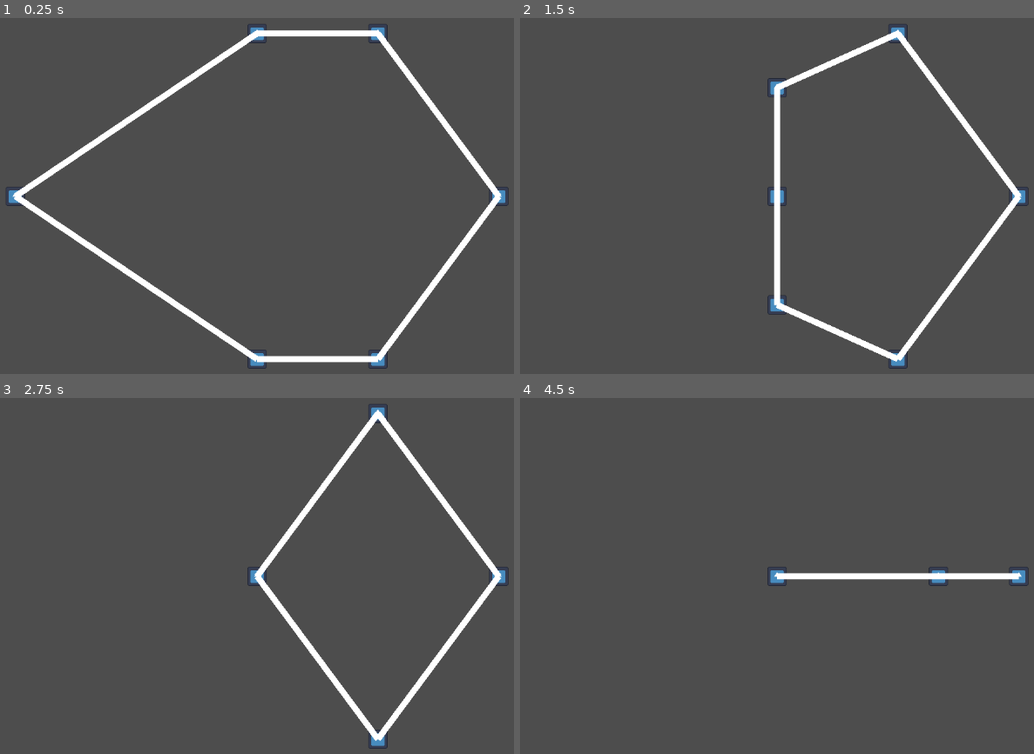
Above: before the commit, frames 1-4 (two rows, left to right).
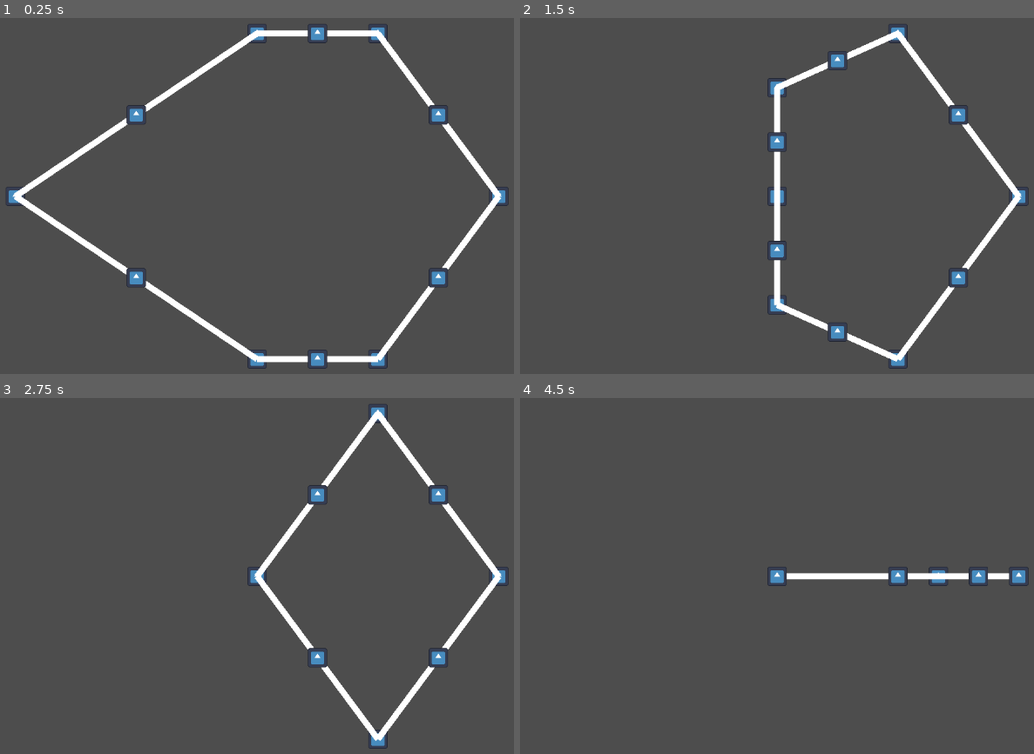
Above: after the commit, the same moments.

Repository: blondeman/vermin-voyage
Game: Godot game, scene res://scenes/main.tscn
The game is run twice, just before and just after one commit, with the same random seed, the same clock (stepped at 60 frames per second) and the same inputs. The engine's default icon, where the game draws it, is replaced by a stand-in: a white triangle on a blue panel in a dark square.
Inputs (mouse positions are in pixels of both pictures, inside the frame that each line leads up to):
- Up to frame 1 (0.25 s): no input
- Up to frame 2 (1.5 s): tap Enter at 0.5 s; drag from (535, 196) to (777, 32) at 0.52 s; tap Space at 1.25 s; drag from (777, 32) to (777, 196) at 1.27 s
- Up to frame 3 (2.75 s): tap Enter at 2 s; press the mouse at (257, 576) at 2.03 s; right-click (257, 576) at 2.1 s
- Up to frame 4 (4.5 s): release the mouse at (777, 576) at 2.75 s; tap Space at 2.75, 4.25 s; drag from (900, 412) to (777, 576) at 2.77 s; tap Enter at 3.5 s; drag from (777, 576) to (1018, 576) at 3.52 s; drag from (1018, 576) to (777, 576) at 4.27 s

The runs differ from the first frame. In frame 1, 0.9% of the frame differs, in the area x 24-88%, y 1-99%; in frame 2, 0.9%, in the area x 48-88%, y 9-91%; in frame 3, 0.6%; in frame 4, 0.4%.

Commit message:
node add and delete function

Diff:
--- a/Vermin-Voyage/scenes/ShipLine.tscn
+++ b/Vermin-Voyage/scenes/ShipLine.tscn
@@ -1,6 +1,20 @@
-[gd_scene load_steps=2 format=3 uid="uid://c3kyrici0uu2m"]
+[gd_scene load_steps=4 format=3 uid="uid://c3kyrici0uu2m"]
 
 [ext_resource type="Script" path="res://scripts/ShipLine.gd" id="1_x6ldo"]
+[ext_resource type="Texture2D" uid="uid://3h5nwrgtxkeh" path="res://icon.svg" id="2_7fpb4"]
+
+[sub_resource type="CircleShape2D" id="CircleShape2D_7d683"]
 
 [node name="ShipLine" type="Line2D"]
 script = ExtResource("1_x6ldo")
+
+[node name="AddHandle" type="Area2D" parent="."]
+
+[node name="CollisionShape2D" type="CollisionShape2D" parent="AddHandle"]
+shape = SubResource("CircleShape2D_7d683")
+
+[node name="Sprite2D" type="Sprite2D" parent="AddHandle"]
+scale = Vector2(0.25, 0.25)
+texture = ExtResource("2_7fpb4")
+
+[connection signal="input_event" from="AddHandle" to="." method="_on_add_handle_input_event"]
--- a/Vermin-Voyage/scripts/Ship.gd
+++ b/Vermin-Voyage/scripts/Ship.gd
@@ -16,43 +16,55 @@
 func build(nodePositions: Array, nodeLines: Array):
 	for i in range(nodePositions.size()):
 		var node = shipNodeScene.instantiate()
-		node.position = nodePositions[i]
-
 		add_child(node)
 		nodes.append(node)
 
+		node.position = nodePositions[i]
+
 		if i != 0 and i != nodePositions.size() - 1:
 			var oppositeNode = shipNodeScene.instantiate()
+			add_child(oppositeNode)
+
 			oppositeNode.position = node.oppositePosition()
 			node.opposite = oppositeNode
 			oppositeNode.opposite = node
 
-			add_child(oppositeNode)
-
-
 	for i in range(nodeLines.size()):
 		var line = shipLineScene.instantiate()
+		add_child(line)
+		lines.append(line)
+
 		line.nodeA = nodes[nodeLines[i][0]]
 		line.nodeB = nodes[nodeLines[i][1]]
 		line.setLine()
 
-		add_child(line)
-		lines.append(line)
+		var oppositeLine = shipLineScene.instantiate()
+		add_child(oppositeLine)
+		lines.append(oppositeLine)
 
-		var oppositeLine = shipLineScene.instantiate()
 		oppositeLine.nodeA = nodes[nodeLines[i][0]].getOpposite()
 		oppositeLine.nodeB = nodes[nodeLines[i][1]].getOpposite()
 		oppositeLine.setLine()
 
-		add_child(oppositeLine)
-		lines.append(oppositeLine)
+func findLines(node: ShipNode) -> Array:
+	var nodeLines = []
+	for line in lines:
+		if line.hasNode(node):
+			nodeLines.append(line)
+	return nodeLines
 
-func findLines(node: ShipNode) -> Array:
+func findLinesOpposite(node: ShipNode) -> Array:
 	var nodeLines = []
 	for line in lines:
 		if line.hasNode(node) or line.hasNode(node.getOpposite()):
 			nodeLines.append(line)
 	return nodeLines
+
+func getOppositeLine(other: ShipLine) -> ShipLine:
+	for line in lines:
+		if line.hasNode(other.nodeA.getOpposite()) and line.hasNode(other.nodeB.getOpposite()):
+			return line
+	return null
 
 func isValidShip(minAngle: float) -> bool:
 	for lineA in lines:
@@ -60,3 +72,11 @@
 			if not lineA.isValid(lineB, minAngle):
 				return false
 	return true
+
+func removeNode(node: ShipNode):
+	nodes.erase(node)
+	node.queue_free()
+
+func removeLine(line: ShipLine):
+	lines.erase(line)
+	line.queue_free()
--- a/Vermin-Voyage/scripts/ShipBuilder.gd
+++ b/Vermin-Voyage/scripts/ShipBuilder.gd
@@ -4,30 +4,26 @@
 @export var ship: Ship = null
 @export var symmetryLine: float = 300
 @export var minAngle: float = 10
-var selectedNode: ShipNode = null
+
+var shipBuilderDrag: ShipBuilderDrag = ShipBuilderDrag.new()
+var shipBuilderControl: ShipBuilderControl = ShipBuilderControl.new()
+
+func _ready():
+	shipBuilderDrag.init(ship, symmetryLine, minAngle)
+	shipBuilderControl.init(ship)
 
 func _input(event):
-	if event.is_action_released("ship_drag") && selectedNode != null:
-		releaseNode()
+	if event.is_action_released("ship_drag") && shipBuilderDrag.selectedNode != null:
+		shipBuilderDrag.releaseNode()
+
+func _process(delta):
+	shipBuilderDrag.process_drag(get_global_mouse_position())
 
 func dragNode(node: ShipNode):
-	selectedNode = node
-
-func releaseNode():
-	selectedNode = null
-	print("is valid: " +str(ship.isValidShip(minAngle)))
+	shipBuilderDrag.dragNode(node)
 
 func deleteNode(node: ShipNode):
-	print("delteted")
+	shipBuilderControl.deleteNode(node)
 
-func _process(delta):
-	if selectedNode != null:
-		selectedNode.setPosition(getValidNodePosition())
-		for line in ship.findLines(selectedNode):
-			line.setLine()
-
-func getValidNodePosition() -> Vector2:
-	var mousePos = get_global_mouse_position()
-	if selectedNode.opposite == null:
-		mousePos.y = symmetryLine
-	return mousePos
+func addNode(line: ShipLine):
+	dragNode(shipBuilderControl.addNode(line))
--- /dev/null
+++ b/Vermin-Voyage/scripts/ShipBuilderControl.gd
@@ -0,0 +1,73 @@
+class_name ShipBuilderControl
+
+var ship: Ship
+
+func init(ship: Ship):
+	self.ship = ship
+
+func deleteNode(node: ShipNode):
+	if node.opposite != null and ship.nodes.size() > 3:
+		var lines = ship.findLines(node)
+		if lines.size() == 2:
+			var nodes = lines[0].getRightHandNodes(lines[1])
+			if lines[0].nodeA == nodes[0]:
+				lines[0].nodeB = nodes[2]
+			else:
+				lines[0].nodeA = nodes[2]
+			lines[0].setLine()
+			ship.removeNode(nodes[1])
+			ship.removeLine(lines[1])
+
+		lines = ship.findLines(node.opposite)
+		if lines.size() == 2:
+			var nodes = lines[0].getRightHandNodes(lines[1])
+			if lines[0].nodeA == nodes[0]:
+				lines[0].nodeB = nodes[2]
+			else:
+				lines[0].nodeA = nodes[2]
+			lines[0].setLine()
+			ship.removeNode(nodes[1])
+			ship.removeLine(lines[1])
+
+func addNode(line: ShipLine) -> ShipNode:
+	var oppositeLine = ship.getOppositeLine(line)
+	var tempNode = line.nodeB
+	var oppositeTempNode = oppositeLine.nodeB
+
+	#Set Nodes
+	var node = ship.shipNodeScene.instantiate()
+	var oppositeNode = ship.shipNodeScene.instantiate()
+	ship.add_child(node)
+	ship.add_child(oppositeNode)
+	ship.nodes.append(node)
+
+	node.position = line.getMidpoint()
+	node.opposite = oppositeNode
+	oppositeNode.position = node.oppositePosition()
+	oppositeNode.opposite = node
+
+	#Change existing line
+	line.nodeB = node
+	line.setLine()
+
+	#Create new line
+	var newLine = ship.shipLineScene.instantiate()
+	ship.add_child(newLine)
+	ship.lines.append(newLine)
+	newLine.nodeA = node
+	newLine.nodeB = tempNode
+	newLine.setLine()
+
+	#Change existing opposite line
+	oppositeLine.nodeB = node.getOpposite()
+	oppositeLine.setLine()
+
+	#Create new opposite line
+	var oppositeNewLine = ship.shipLineScene.instantiate()
+	ship.add_child(oppositeNewLine)
+	ship.lines.append(oppositeNewLine)
+	oppositeNewLine.nodeA = node.getOpposite()
+	oppositeNewLine.nodeB = oppositeTempNode
+	oppositeNewLine.setLine()
+
+	return node
--- /dev/null
+++ b/Vermin-Voyage/scripts/ShipBuilderDrag.gd
@@ -0,0 +1,29 @@
+class_name ShipBuilderDrag
+
+var ship: Ship
+var symmetryLine: float
+var minAngle: float
+var selectedNode: ShipNode = null
+
+func init(ship: Ship, symmetryLine: float, minAngle: float):
+	self.ship = ship
+	self.symmetryLine = symmetryLine
+	self.minAngle = minAngle
+
+func dragNode(node: ShipNode):
+	selectedNode = node
+
+func releaseNode():
+	selectedNode = null
+	print("is valid: " +str(ship.isValidShip(minAngle)))
+
+func process_drag(mousePosition: Vector2):
+	if selectedNode != null:
+		selectedNode.setPosition(getValidNodePosition(mousePosition))
+		for line in ship.findLinesOpposite(selectedNode):
+			line.setLine()
+
+func getValidNodePosition(mousePosition: Vector2) -> Vector2:
+	if selectedNode.opposite == null:
+		mousePosition.y = symmetryLine
+	return mousePosition
--- a/Vermin-Voyage/scripts/ShipLine.gd
+++ b/Vermin-Voyage/scripts/ShipLine.gd
@@ -3,9 +3,16 @@
 
 var nodeA: ShipNode = null
 var nodeB: ShipNode = null
+@onready var addHandle: Node2D
+@onready var shipBuilder: ShipBuilder
+
+func _ready():
+	addHandle = find_child("AddHandle")
+	shipBuilder = find_parent("ShipBuilder")
 
 func setLine():
 	points = [nodeA.position, nodeB.position]
+	addHandle.position = getMidpoint()
 
 func hasNode(node: ShipNode) -> bool:
 	return node == nodeA or node == nodeB
@@ -28,29 +35,9 @@
 	return false
 
 func getAngle(other: ShipLine) -> float:
-	var a: Vector2 = Vector2.ZERO
-	var b: Vector2 = Vector2.ZERO
-	var c: Vector2 = Vector2.ZERO
-
-	if nodeA == other.nodeA:
-		a = nodeB.position
-		b = nodeA.position
-		c = other.nodeB.position
-	elif nodeB == other.nodeA:
-		a = nodeA.position
-		b = nodeB.position
-		c = other.nodeB.position
-	elif nodeB == other.nodeB:
-		a = nodeA.position
-		b = nodeB.position
-		c = other.nodeA.position
-	elif nodeA == other.nodeB:
-		a = nodeB.position
-		b = nodeA.position
-		c = other.nodeA.position
-
-	var ab = a - b
-	var bc = c - b
+	var nodes = getRightHandNodes(other)
+	var ab = nodes[0].position - nodes[1].position
+	var bc = nodes[2].position - nodes[1].position
 	var t = acos(ab.dot(bc) / (ab.length() * bc.length()))
 	return rad_to_deg(t)
 
@@ -68,3 +55,30 @@
 		var intersect = Vector2(p0.x + (t * s1.x), p0.y + (t * s1.y))
 		return intersect
 	return null
+
+func getRightHandNodes(other: ShipLine) -> Array:
+	var array: Array = Array()
+	if nodeA == other.nodeA:
+		array.append(nodeB)
+		array.append(nodeA)
+		array.append(other.nodeB)
+	elif nodeB == other.nodeA:
+		array.append(nodeA)
+		array.append(nodeB)
+		array.append(other.nodeB)
+	elif nodeB == other.nodeB:
+		array.append(nodeA)
+		array.append(nodeB)
+		array.append(other.nodeA)
+	elif nodeA == other.nodeB:
+		array.append(nodeB)
+		array.append(nodeA)
+		array.append(other.nodeA)
+	return array
+
+func getMidpoint() -> Vector2:
+	return (nodeA.position + nodeB.position) / 2
+
+func _on_add_handle_input_event(viewport, event, shape_idx):
+	if event.is_action_pressed("ship_drag"):
+		shipBuilder.addNode(self)
